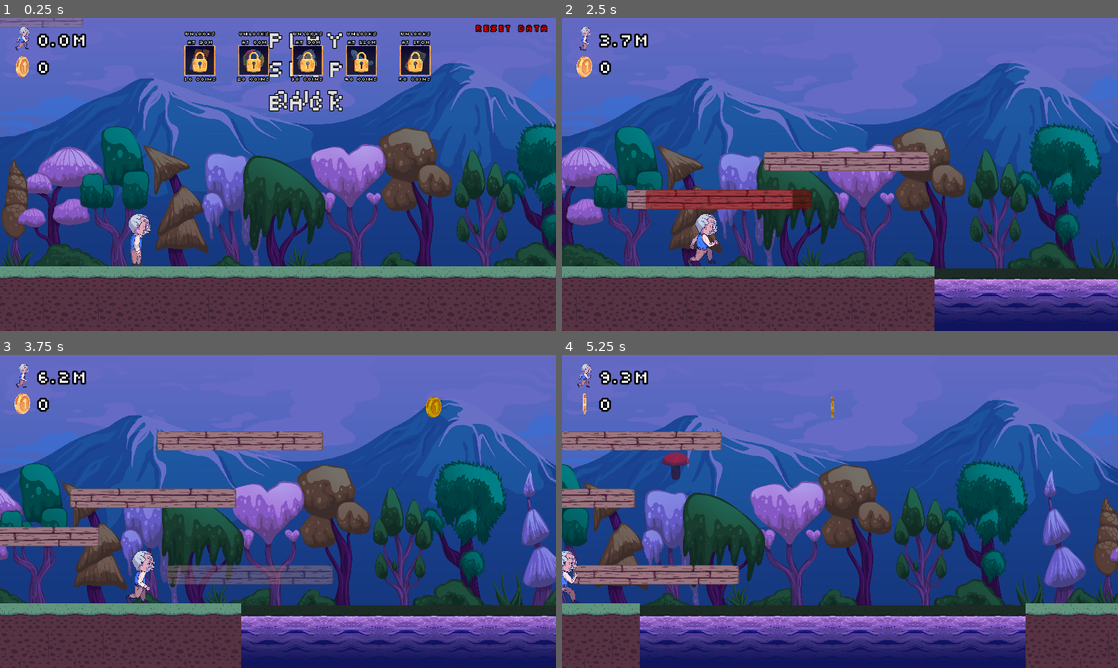
Above: before the commit, frames 1-4 (two rows, left to right).
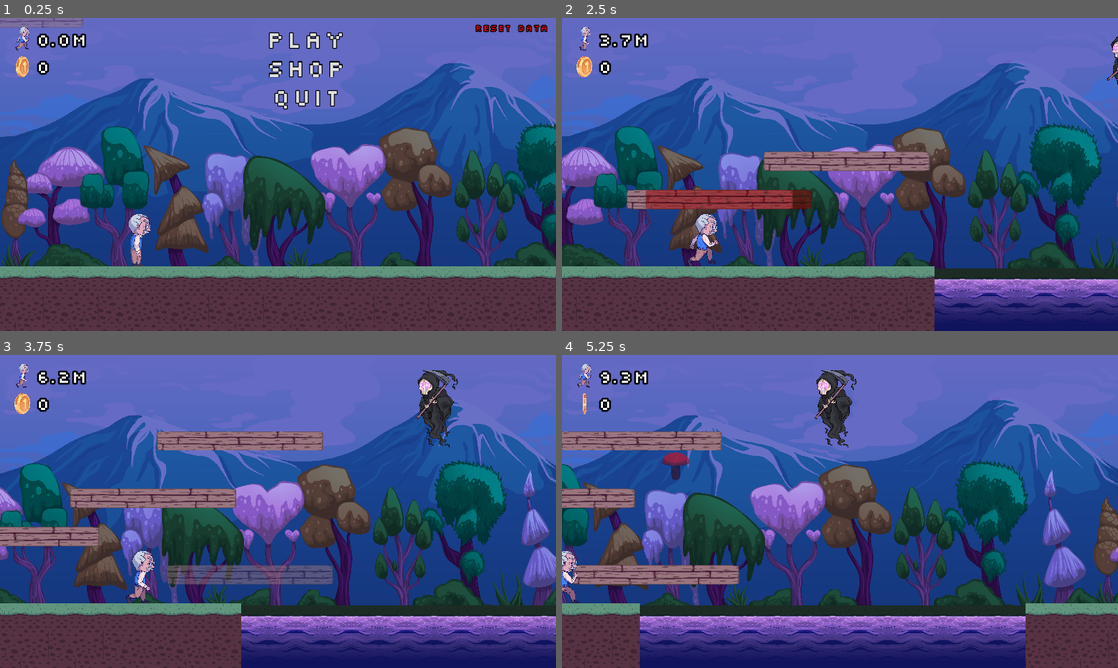
Above: after the commit, the same moments.

Repository: senseibobo/gmtk2023
Game: Godot game, scene res://game/game.tscn
Two runs of this game, one before a commit and one after it. Both use one fixed random seed, a clock stepped at 60 frames per second and the inputs below.
Inputs (mouse positions are in pixels of both pictures, inside the frame that each line leads up to):
- Up to frame 1 (0.25 s): no input
- Up to frame 2 (2.5 s): click "Play" at 0.5 s; move the mouse to (962, 158) at 1.27 s; click (962, 158) at 1.35 s; tap S (select_jump_platform) at 1.52, 2.27 s; tap Space (select_next_platform) at 1.55, 2.1 s; move the mouse to (728, 190) at 2.02 s; click (728, 190) at 2.3 s
- Up to frame 3 (3.75 s): move the mouse to (333, 442) at 2.77 s; click (333, 442) at 2.85 s; tap Space (select_next_platform) at 3.05, 3.6 s; move the mouse to (250, 574) at 3.52 s
- Up to frame 4 (5.25 s): tap S (select_jump_platform) at 3.77, 4.52 s; click (812, 574) at 3.8 s; move the mouse to (1006, 558) at 4.27 s; hold D (select_regular_platform) 4.28-5.03 s; tap Space (select_next_platform) at 4.55 s; move the mouse to (673, 464) at 5.02 s; click (673, 464) at 5.1 s

The runs differ from the first frame. In frame 1, 4.3% of the frame differs, in the area x 33-78%, y 4-30%; in frame 2, 0.1%; in frame 3, 1.1%; in frame 4, 1.1%.

Commit message:
enemy animation

Diff:
--- a/game/Game.gd
+++ b/game/Game.gd
@@ -9,7 +9,7 @@
 var water_width: int = 6
 var current_platform_selected: int = 0 # 0 - regular platform | 1 - jumping platform
 var next_coin: int = 20
-var next_enemy: int = 30
+var next_enemy: int = 3#0
 var block_spacing: float = 63.5
 var place_platform_size: Vector2 = Vector2(128,22)
 
@@ -52,9 +52,16 @@
 const item_distances = [30,60,90,120,150]
 const item_costs = [10,20,30,40,50]
 
+const cash_sounds = [
+	preload("res://sound/CASH REGISTER/CASH REGISTER-01.wav"),
+	preload("res://sound/CASH REGISTER/CASH REGISTER-02.wav"),
+	preload("res://sound/CASH REGISTER/CASH REGISTER.wav"),
+]
+
 func item_pressed(index: int):
 	print("pressed " + str(index))
 	if item_costs[index] <= Global.wallet:
+		Global.play_sound(cash_sounds[randi()%cash_sounds.size()])
 		Global.wallet -= item_costs[index]
 		update_stats()
 		Global.purchase_item(index)
@@ -122,14 +129,8 @@
 	platform.modulate.a = 0.5
 
 const platform_sounds = [
-	preload("res://sound/PLATFORM FX/PLATFORM FX-01.wav"),
-	preload("res://sound/PLATFORM FX/PLATFORM FX-02.wav"),
-	preload("res://sound/PLATFORM FX/PLATFORM FX-03.wav"),
-	preload("res://sound/PLATFORM FX/PLATFORM FX-04.wav"),
-	preload("res://sound/PLATFORM FX/PLATFORM FX-05.wav"),
-	preload("res://sound/PLATFORM FX/PLATFORM FX-06.wav"),
-	preload("res://sound/PLATFORM FX/PLATFORM FX-07.wav"),
-	preload("res://sound/PLATFORM FX/PLATFORM FX.wav")
+	preload("res://sound/PLATFORM FX/1.wav"),
+	preload("res://sound/PLATFORM FX/2.wav")
 ]
 
 func _process(delta):
@@ -165,7 +166,7 @@
 		platform.global_position = pos
 		platform.modulate.a = 1.0
 		platform.enable()
-		Global.play_sound(platform_sounds[randi()%platform_sounds.size()],0.0,-2.0)
+		#Global.play_sound(platform_sounds[randi()%platform_sounds.size()],0.0,-2.0)
 		set_platform_placement(platform_scene)
 	$Moving.global_position.x -= delta*speed
 	$Background.move(delta*speed)
--- a/game/game.tscn
+++ b/game/game.tscn
@@ -274,6 +274,7 @@
 text = "RESET DATA"
 
 [node name="ShopMenu" type="VBoxContainer" parent="Menu"]
+visible = false
 anchors_preset = 5
 anchor_left = 0.5
 anchor_right = 0.5
--- a/game/world/Enemy.gd
+++ b/game/world/Enemy.gd
@@ -1,13 +1,12 @@
 extends Area2D
 
 const scythe_sounds = [
-	preload("res://sound/SWING/SWING-01.wav"),
-	preload("res://sound/SWING/SWING-02.wav"),
-	preload("res://sound/SWING/SWING-03.wav"),
-	preload("res://sound/SWING/SWING-04.wav"),
-	preload("res://sound/SWING/SWING.wav")
+	preload("res://sound/kosenje/Kosenje1.wav"),
+	preload("res://sound/kosenje/Kosenje.wav")
 ]
 
 func _on_body_entered(body):
+	$AnimatedSprite2D.play("hit")
+	$AnimatedSprite2D.animation_finished.connect($AnimatedSprite2D.play.bind("default"))
 	Global.death()
 	Global.play_sound(scythe_sounds[randi()%scythe_sounds.size()],0.6)
--- a/game/world/Enemy.tscn
+++ b/game/world/Enemy.tscn
@@ -1,7 +1,8 @@
-[gd_scene load_steps=9 format=3 uid="uid://ou77wqeytf6f"]
+[gd_scene load_steps=18 format=3 uid="uid://ou77wqeytf6f"]
 
 [ext_resource type="Script" path="res://game/world/Enemy.gd" id="1_b8kms"]
 [ext_resource type="Texture2D" uid="uid://cowdwwm6v7n2s" path="res://game/world/grim_riper.png" id="2_o1e21"]
+[ext_resource type="Texture2D" uid="uid://cbk0ussfhhb86" path="res://game/world/spritesheet_grim_reaper.png" id="3_q7k4q"]
 
 [sub_resource type="CapsuleShape2D" id="CapsuleShape2D_duk8n"]
 radius = 15.0
@@ -23,6 +24,38 @@
 atlas = ExtResource("2_o1e21")
 region = Rect2(1920, 0, 640, 960)
 
+[sub_resource type="AtlasTexture" id="AtlasTexture_o3gm1"]
+atlas = ExtResource("3_q7k4q")
+region = Rect2(0, 0, 832, 960)
+
+[sub_resource type="AtlasTexture" id="AtlasTexture_08udc"]
+atlas = ExtResource("3_q7k4q")
+region = Rect2(832, 0, 832, 960)
+
+[sub_resource type="AtlasTexture" id="AtlasTexture_ufrmf"]
+atlas = ExtResource("3_q7k4q")
+region = Rect2(1664, 0, 832, 960)
+
+[sub_resource type="AtlasTexture" id="AtlasTexture_5xftr"]
+atlas = ExtResource("3_q7k4q")
+region = Rect2(2496, 0, 832, 960)
+
+[sub_resource type="AtlasTexture" id="AtlasTexture_awlo5"]
+atlas = ExtResource("3_q7k4q")
+region = Rect2(3328, 0, 832, 960)
+
+[sub_resource type="AtlasTexture" id="AtlasTexture_f7wwx"]
+atlas = ExtResource("3_q7k4q")
+region = Rect2(4160, 0, 832, 960)
+
+[sub_resource type="AtlasTexture" id="AtlasTexture_1glst"]
+atlas = ExtResource("3_q7k4q")
+region = Rect2(4992, 0, 832, 960)
+
+[sub_resource type="AtlasTexture" id="AtlasTexture_h6jd3"]
+atlas = ExtResource("3_q7k4q")
+region = Rect2(5824, 0, 832, 960)
+
 [sub_resource type="SpriteFrames" id="SpriteFrames_1e3ax"]
 animations = [{
 "frames": [{
@@ -41,6 +74,35 @@
 "loop": true,
 "name": &"default",
 "speed": 5.0
+}, {
+"frames": [{
+"duration": 1.0,
+"texture": SubResource("AtlasTexture_o3gm1")
+}, {
+"duration": 1.0,
+"texture": SubResource("AtlasTexture_08udc")
+}, {
+"duration": 1.0,
+"texture": SubResource("AtlasTexture_ufrmf")
+}, {
+"duration": 1.0,
+"texture": SubResource("AtlasTexture_5xftr")
+}, {
+"duration": 1.0,
+"texture": SubResource("AtlasTexture_awlo5")
+}, {
+"duration": 1.0,
+"texture": SubResource("AtlasTexture_f7wwx")
+}, {
+"duration": 1.0,
+"texture": SubResource("AtlasTexture_1glst")
+}, {
+"duration": 1.0,
+"texture": SubResource("AtlasTexture_h6jd3")
+}],
+"loop": false,
+"name": &"hit",
+"speed": 20.0
 }]
 
 [node name="Enemy" type="Area2D"]
@@ -52,8 +114,8 @@
 shape = SubResource("CapsuleShape2D_duk8n")
 
 [node name="AnimatedSprite2D" type="AnimatedSprite2D" parent="."]
-position = Vector2(-3, -1)
-scale = Vector2(0.064, 0.064)
+process_mode = 3
+scale = Vector2(0.0985577, 0.0985577)
 sprite_frames = SubResource("SpriteFrames_1e3ax")
 autoplay = "default"
 
Binary file added: game/world/spritesheet_grim_reaper.png
Not shown, added: game/world/spritesheet_grim_reaper.png.import
Not shown, added: sound/PLATFORM FX/1.wav.import
Not shown, added: sound/PLATFORM FX/2.wav.import
Not shown, added: sound/PLATFORM FX/1.wav
Not shown, added: sound/PLATFORM FX/2.wav
